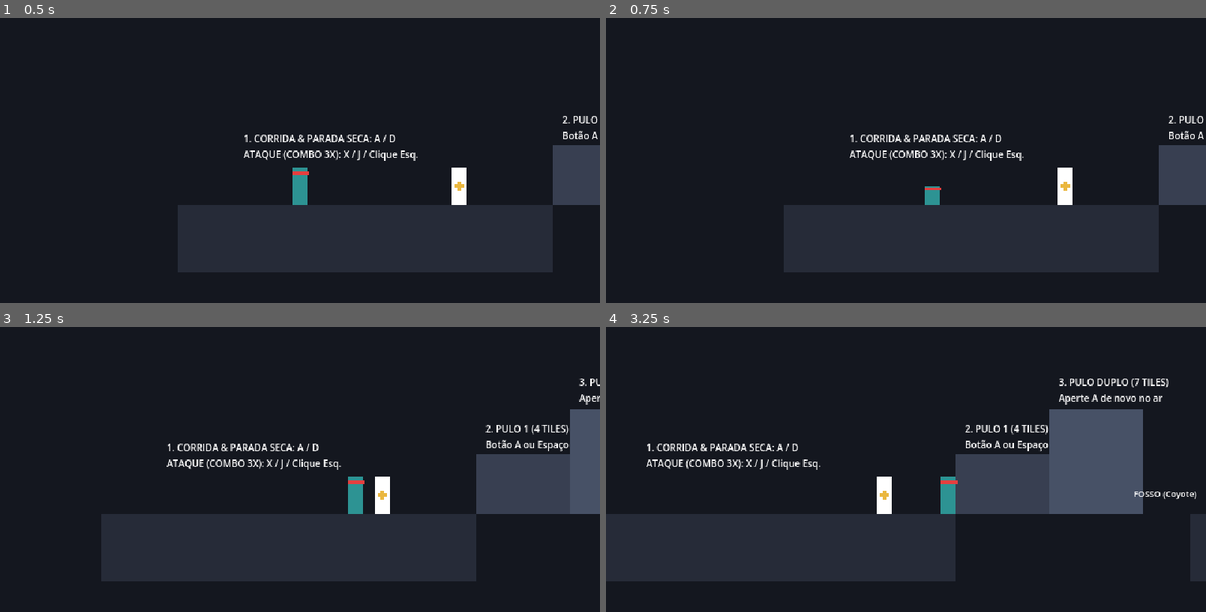
Above: before the commit, frames 1-4 (two rows, left to right).
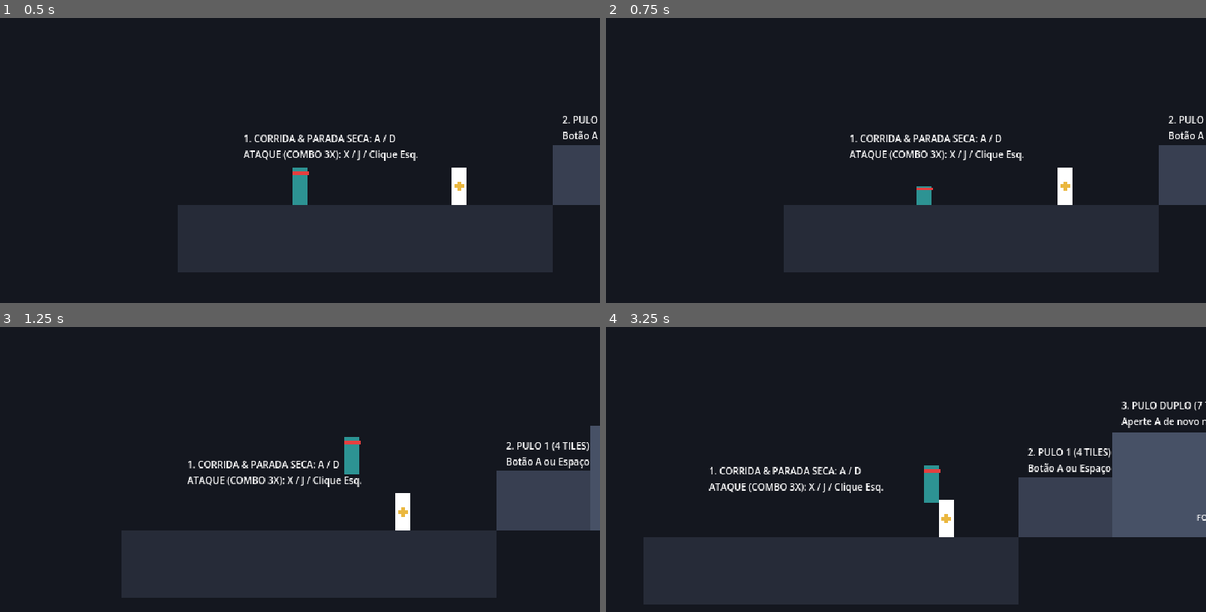
Above: after the commit, the same moments.

Repository: Theadrill/Godot-Roguelike-Prototype
Game: Godot game, scene res://src/world/movement_gym.tscn
Two runs of this game, one before a commit and one after it. Both use one fixed random seed, a clock stepped at 60 frames per second and the inputs below.
Inputs (mouse positions are in pixels of both pictures, inside the frame that each line leads up to):
- Up to frame 1 (0.5 s): no input
- Up to frame 2 (0.75 s): tap A (move_left) at 0.5 s; move the mouse to (1038, 169) at 0.52 s; hold D (move_right) from 0.53 s (still down); tap Shift (roll) at 0.6 s; click (1038, 169) at 0.67 s
- Up to frame 3 (1.25 s): keep holding D (move_right); tap Space (jump) at 0.77 s
- Up to frame 4 (3.25 s): tap A (move_left) at 1.25, 2 s; move the mouse to (786, 512) at 1.27 s; click (786, 512) at 1.35 s; tap Space (jump) at 1.52, 3.02 s; tap Shift (roll) at 1.55, 2.3, 2.85 s; move the mouse to (966, 421) at 2.02 s; release D (move_right) at 2.03 s; hold A (move_left) 2.03-2.78 s; right-click (966, 421) at 2.1 s; move the mouse to (876, 563) at 2.77 s; hold D (move_right) from 2.78 s (still down); click (876, 563) at 2.92 s

Frame 1 is identical in both runs. In frame 2, 0.2% of the frame differs, in the area x 51-56%, y 59-66%; in frame 3, 15%; in frame 4, 28%, in the area x 0-100%, y 18-98%.

Commit message:
fix(physics): add strict wall depenetration and halt roll velocity on wall contact

Diff:
--- a/src/entities/player/states/roll_state.gd
+++ b/src/entities/player/states/roll_state.gd
@@ -34,6 +34,10 @@
 
 	player.move_and_slide()
 
+	# Stop rolling against walls immediately so we don't get embedded
+	if player.is_on_wall():
+		player.velocity.x = 0.0
+
 	# When roll duration ends, check if we have headroom to stand up
 	if roll_timer <= 0.0:
 		# Force raycast update
@@ -65,6 +69,16 @@
 		player.collision_shape.position = Vector2(0.0, -10.0)
 		player.visual.scale.y = 0.5
 	else:
+		# When expanding back to 40px standing height, test collision against solid environment first
+		# to guarantee the player can NEVER expand inside a wall or obstacle!
 		rect.size = Vector2(16.0, 40.0)
 		player.collision_shape.position = Vector2(0.0, -20.0)
 		player.visual.scale.y = 1.0
+
+		# Depenetration safety: if standing up causes overlap with a wall, push out cleanly
+		var test_col := player.move_and_collide(Vector2.ZERO, true)
+		if test_col:
+			var normal := test_col.get_normal()
+			# If overlapping a vertical wall, push away along the normal
+			if abs(normal.x) > 0.5:
+				player.global_position.x += normal.x * (test_col.get_depth() + 1.0)
--- a/src/world/movement_gym.tscn
+++ b/src/world/movement_gym.tscn
@@ -175,11 +175,13 @@
 text = "5. WALL JUMP (CHAMINÉ)
 Quique entre as duas paredes!"
 
-[node name="CombatDummy" parent="." instance=ExtResource("2_dummy")]
+[node name="CombatDummy" parent="." unique_id=722785593 instance=ExtResource("2_dummy")]
 position = Vector2(250, 288)
 
 [node name="Player" parent="." unique_id=794960122 instance=ExtResource("1_player")]
 position = Vector2(80, 288)
+roll_speed = 160.0
+roll_duration = 0.2
 
 [node name="Camera2D" type="Camera2D" parent="Player" unique_id=1090956029]
 position = Vector2(0, -20)
Not shown: 1 places in src/world/movement_gym.tscn that only renumber resources
